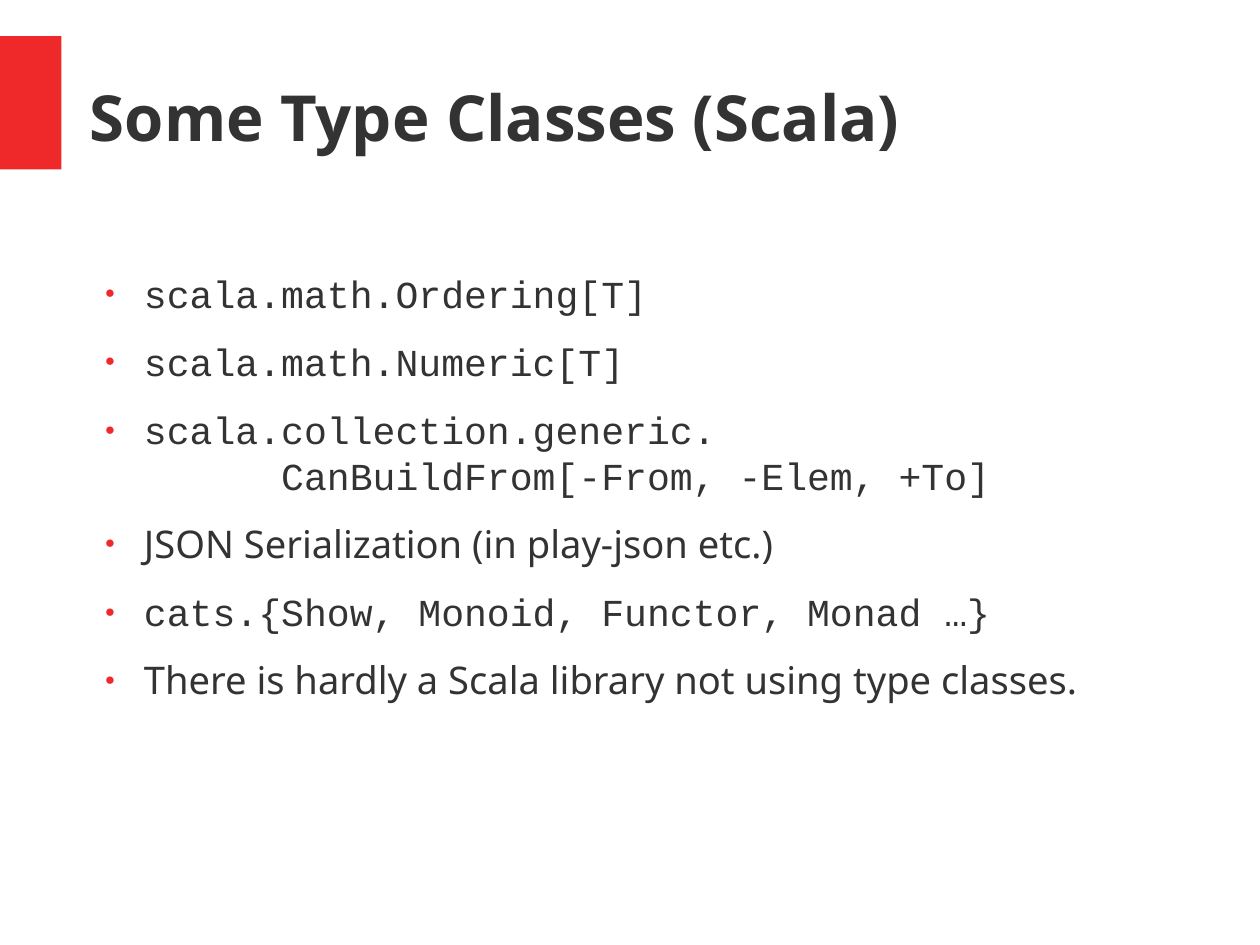
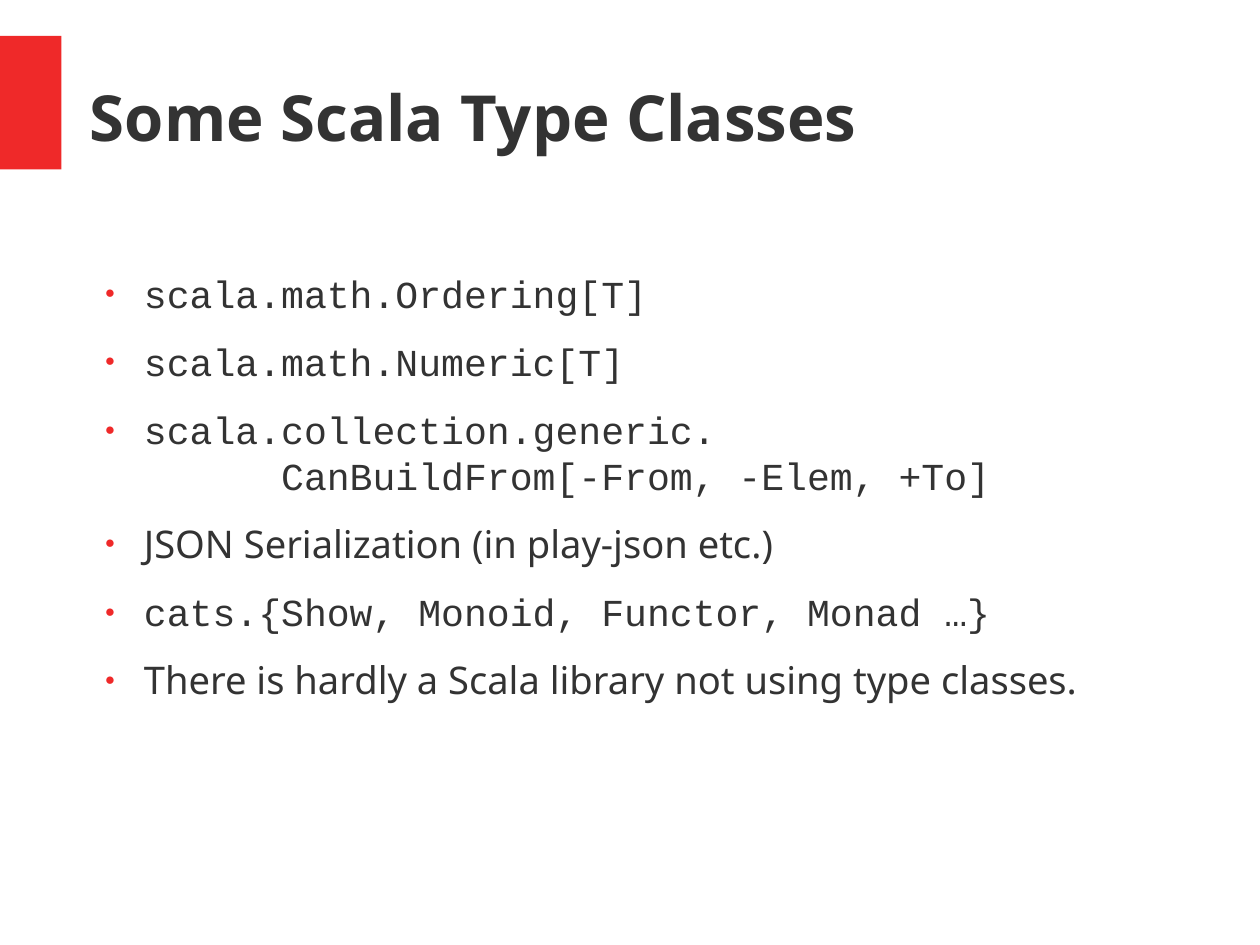
Before and after one commit to hermannhueck/typeclasses, a slide deck: slide 17 of Slides/TypeClasses.pptx (slide 15 before the commit). Drawn at 1260x945 pixels with LibreOffice and Linux fonts; fonts in the diff are those of the drawing. Boxes give left, top, right and bottom in pixels: in the first picture for what was removed or moved away, otherwise in the second. Text is boxed around its words. In the diff, an @@ line names an element or a change of style, - is before the commit and + after.

```diff
--- a/Slides/TypeClasses.pptx
+++ b/Slides/TypeClasses.pptx
@@ text at (90,92,856,157): text changed @@
-Some Type Classes (Scala)
+Some Scala Type Classes
```
Also in this commit, not shown: 6 other slides changed, 12 slides added, 1 other file.
